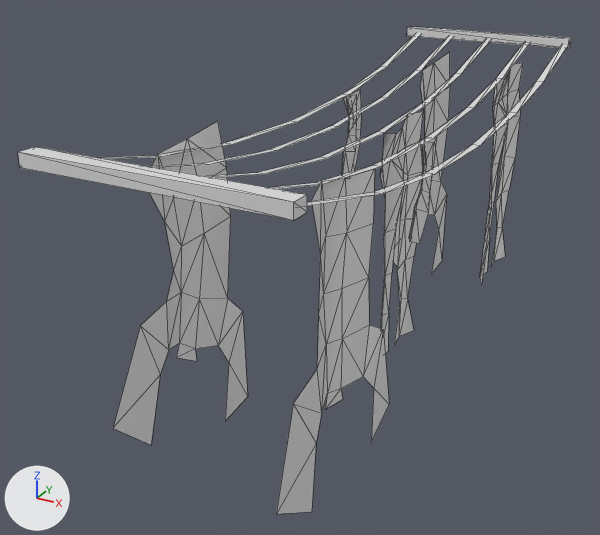
The FBX model Assets/Models/Misc/Level_Laundry_01.FBX, before and after one commit.
Rendered twice from a 50 mm camera at (0.405, -0.938, 1.236) aimed at (-0.543, 0.784, 0.375). The lights are fixed; the arrows at lower left show +X, +Y and +Z. Mesh edges are drawn as thin lines. Objects named as collision shapes, trigger or cutter boxes, shadow casters or lower levels of detail are left out. Where no turn or scale is listed for an object, it has been applied to the vertices. Vertices at the same position are counted once.

The older version as bpy lines, for what is in view:
```python
me_p02_level_laundry_01 = bpy.data.meshes.new('P02_Level_Laundry_01')
me_p02_level_laundry_01.from_pydata(...)  # 318 vertices, 354 faces; spans x -0.66..-0.13, y 0.02..1.78, z 0.04..0.85
# faces by material slot: [270, 84]
me_p02_level_laundry_01.materials.append(mat_fbx_default_material)  # light grey #dddddd
me_p02_level_laundry_01.materials.append(mat_fbx_default_material)  # light grey #dddddd
ob_p02_level_laundry_01 = bpy.data.objects.new('P02_Level_Laundry_01', me_p02_level_laundry_01)
ob_p02_level_laundry_01.location = (0.0, 0.0, 0.0)
```
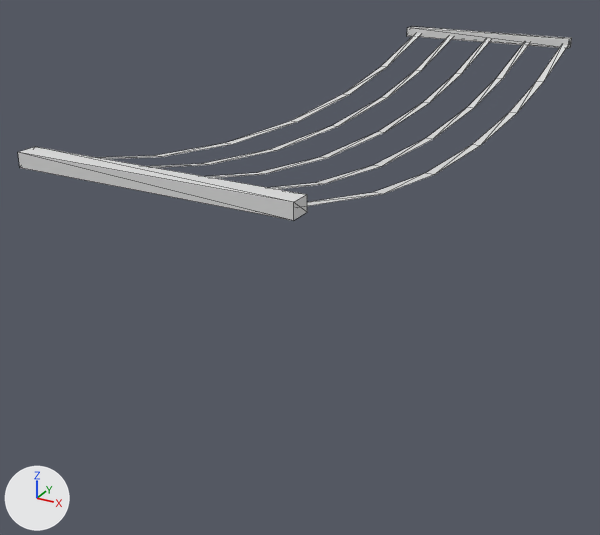
Boxes [x1, y1, x2, y2] around the edits, measured in the pictures (600 x 535 px):
'P02_Level_Laundry_01', reshaped (60% shorter): before [18, 27, 572, 514]; after [18, 27, 572, 220]
part 1 of me_p02_level_laundry_01, deleted: before [276, 169, 389, 514]
part 2 of me_p02_level_laundry_01, deleted: before [113, 121, 248, 445]
part 3 of me_p02_level_laundry_01, deleted: before [393, 52, 450, 273]
part 4 of me_p02_level_laundry_01, deleted: before [342, 94, 357, 178]
part 5 of me_p02_level_laundry_01, deleted: before [410, 140, 434, 244]
part 6 of me_p02_level_laundry_01, cut back: before [291, 63, 523, 353]; after [291, 69, 465, 167]

The change, as a list of edits to the scene's bpy script:
```text
Change me_p02_level_laundry_01:
    used by ob_p02_level_laundry_01; location = (0.0, 0.0, 0.0)
    remove me_p02_level_laundry_01.from_pydata(...)  # 318 vertices, 354 faces; spans x -0.66..-0.13, y 0.02..1.78, z 0.04..0.85
    add me_p02_level_laundry_01.from_pydata(...)  # 86 vertices, 84 faces; spans x -0.66..-0.13, y 0.02..1.78, z 0.72..0.85
    me_p02_level_laundry_01 part 1: the loose piece of 30 vertices spanning x -0.26..-0.23, y 0.18..0.68, z 0.07..0.77 is deleted
    me_p02_level_laundry_01 part 2: the loose piece of 30 vertices spanning x -0.64..-0.6, y 0.15..0.63, z 0.04..0.8 is deleted
    me_p02_level_laundry_01 part 3: the loose piece of 30 vertices spanning x -0.51..-0.47, y 1.28..1.73, z 0.04..0.8 is deleted
    me_p02_level_laundry_01 part 4: the loose piece of 15 vertices spanning x -0.61..-0.57, y 1.09..1.22, z 0.51..0.74 is deleted
    me_p02_level_laundry_01 part 5: the loose piece of 15 vertices spanning x -0.27..-0.22, y 0.73..0.92, z 0.51..0.74 is deleted
    me_p02_level_laundry_01 part 6
    112 vertices are removed from x -0.61..-0.24, y 0.8..1.68, z 0.08..0.79
    142 faces are deleted
    6 new faces join them
    remove me_p02_level_laundry_01.materials.append(mat_fbx_default_material)
```
